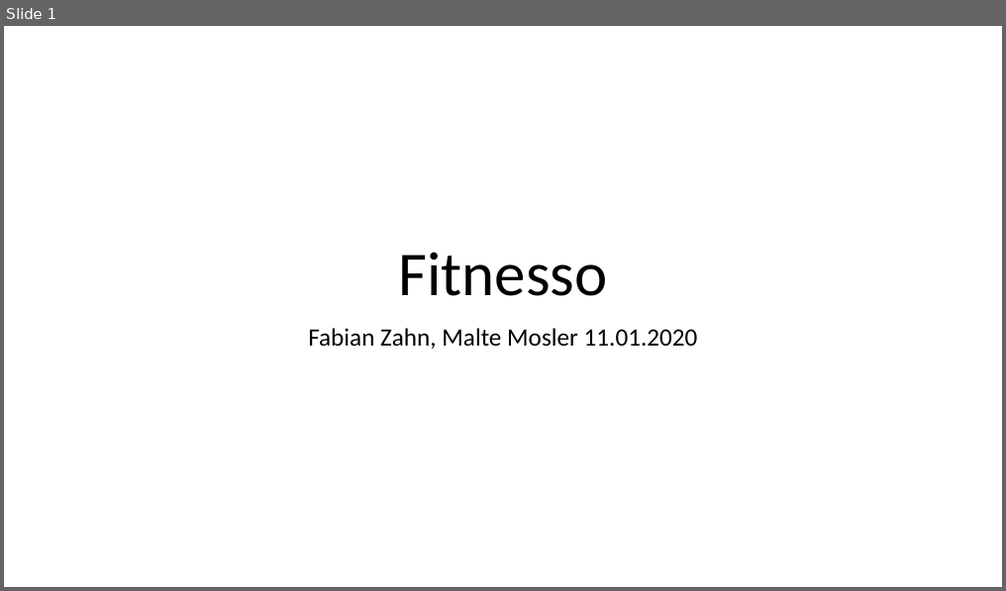
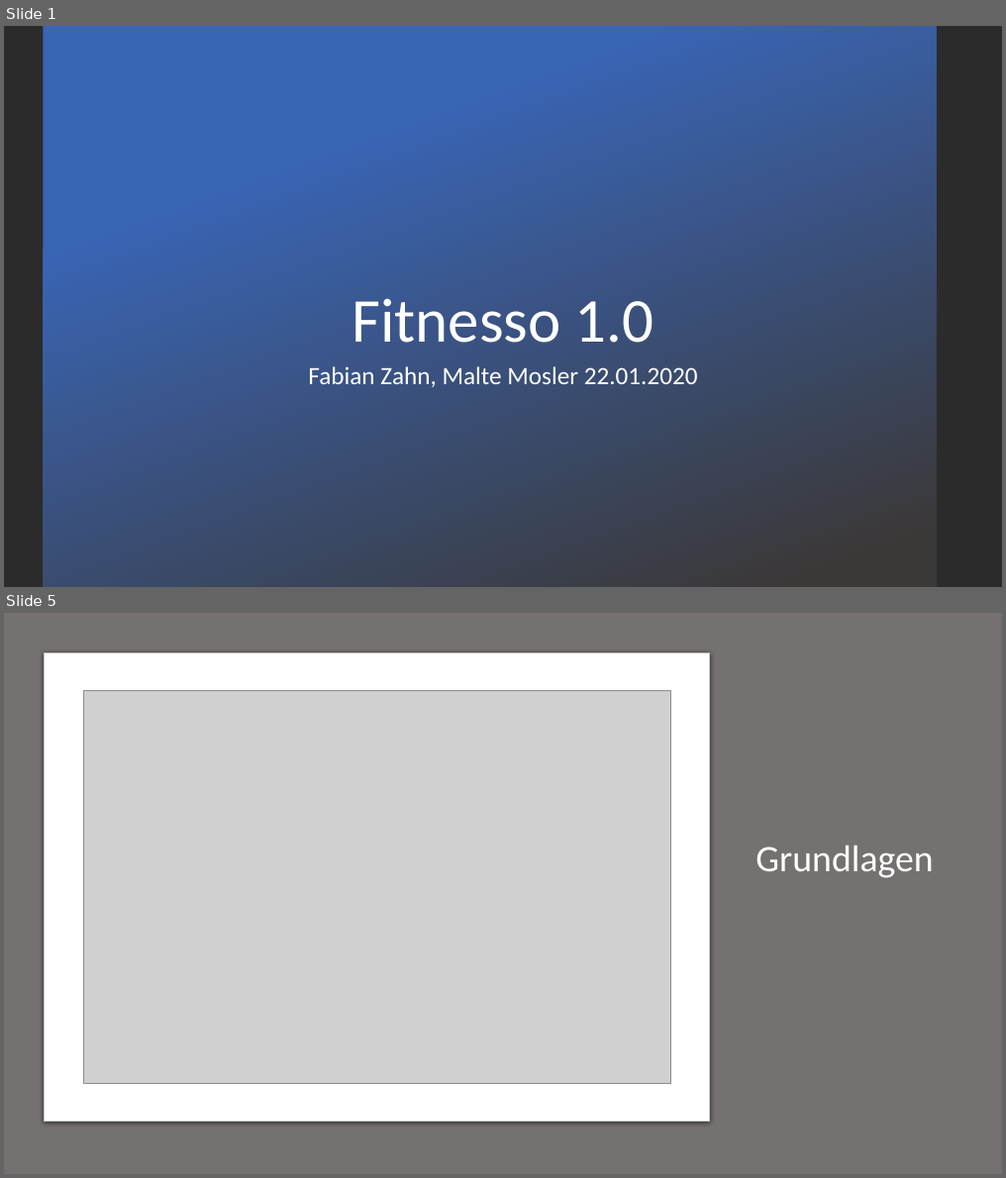
Before and after one commit to maltemosler/Fitnesso, a slide deck: Kommentare/PPP/PPP-Fitnesso.pptx. Shown one above the other, each under a label of ours: slide 1 before the commit, slides 1 and 5 after it; the slides between them are not shown. The pictures are 1006x591 and 1006x1178 pixels, drawn with LibreOffice and Linux fonts; fonts in the diff are those of the drawing; grey boxes stand for pictures; background and template pictures are left out; a plain dark background stands for a picture behind light text. Boxes give left, top, right and bottom in pixels: in the first picture for what was removed or moved away, otherwise in the second. Text is boxed around its words. In the diff, an @@ line names an element or a change of style, - is before the commit and + after.

```diff
--- a/Kommentare/PPP/PPP-Fitnesso.pptx
+++ b/Kommentare/PPP/PPP-Fitnesso.pptx
@@ slide 5 added at bbox=[4, 613, 1002, 1174], background #E7E6E6 @@
@@ rectangle added at bbox=[4, 613, 1002, 1174], fill #767171 @@
@@ rounded rectangle added at bbox=[45, 653, 710, 1121], fill #FFFFFF, outline #C8CACA 0.75 pt @@
@@ picture added at bbox=[84, 690, 670, 1084] @@
@@ title added at bbox=[755, 846, 933, 878], 36 pt, text #FFFFFF @@
+Grundlagen
@@ slide 1 changed as well @@
@@ background #FFFFFF to picture (left out) @@
@@ rectangle added at bbox=[43, 26, 936, 587], fill gradient #3965B5 to #3B3838 @@
@@ title at bbox=[351, 298, 654, 343]: text changed; text colour #000000 to #FFFFFF @@
-Fitnesso
+Fitnesso 1.0
@@ subtitle at bbox=[308, 367, 698, 387]: text changed; text colour #000000 to #FFFFFF @@
-Fabian Zahn, Malte Mosler 11.01.2020
+Fabian Zahn, Malte Mosler 22.01.2020
```
Also in this commit, not shown: 11 other slides added, 14 other files.
